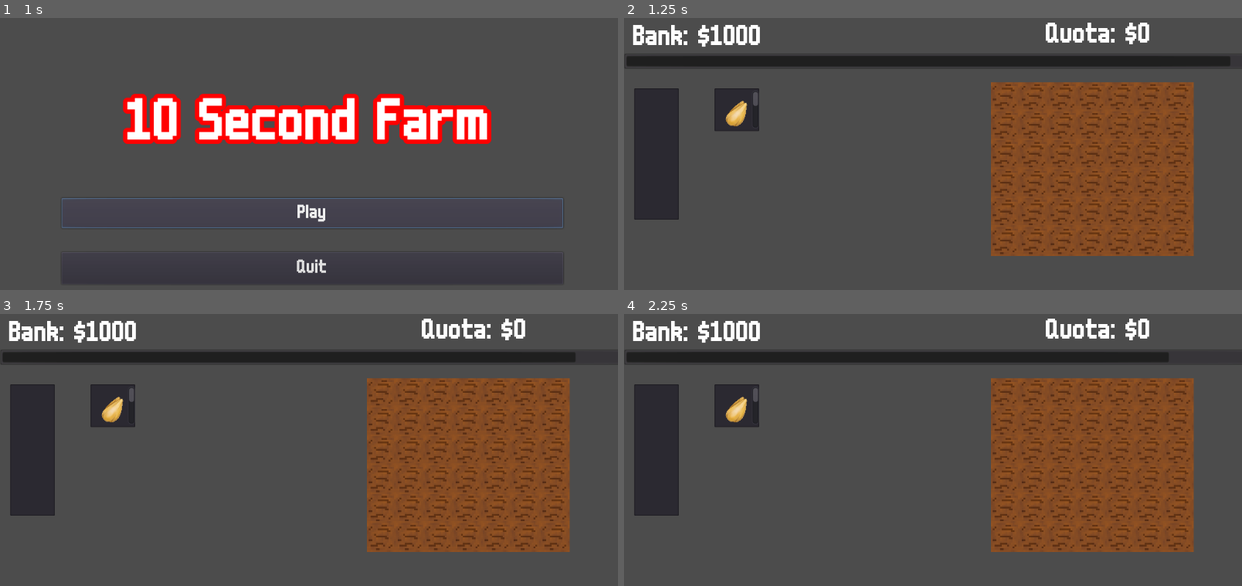
Above: before the commit, frames 1-4 (two rows, left to right).
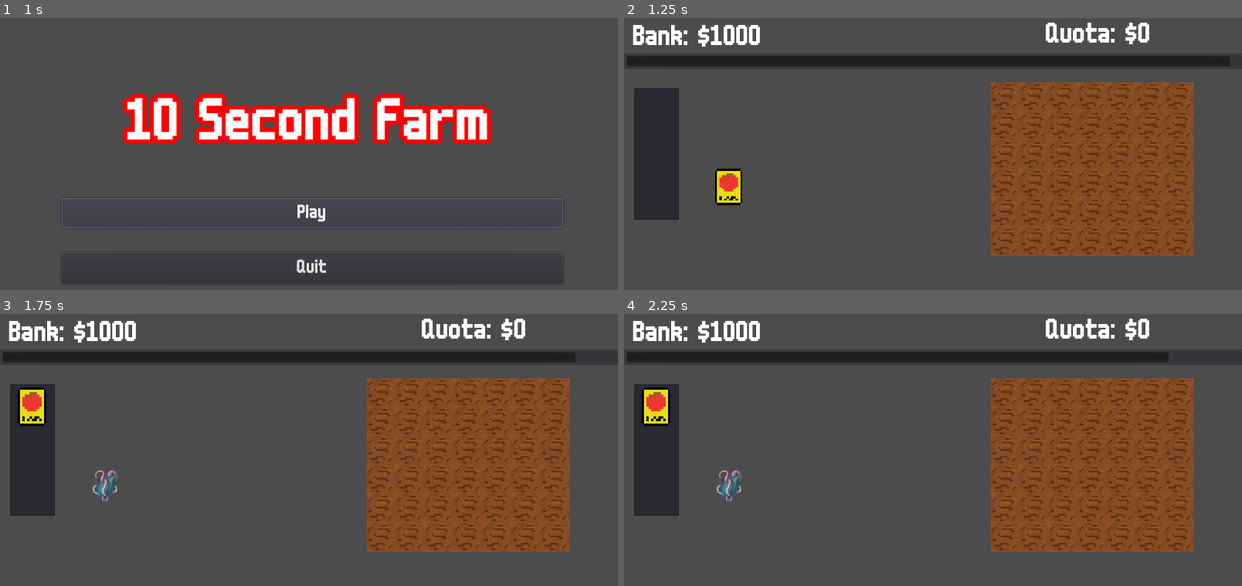
Above: after the commit, the same moments.

Repository: mr-yak/LD51
Game: Godot game, scene res://Scenes/Menu.tscn
Two runs of this game, one before a commit and one after it. Both use one fixed random seed, a clock stepped at 60 frames per second and the inputs below. Sound files missing from this copy of the repository are replaced by a short silence.
Inputs (mouse positions are in pixels of both pictures, inside the frame that each line leads up to):
- Up to frame 1 (1 s): click "Play" at 0.5 s
- Up to frame 2 (1.25 s): no input
- Up to frame 3 (1.75 s): click (105, 482) at 1.27 s
- Up to frame 4 (2.25 s): click (729, 482) at 2.02 s

Frame 1 is identical in both runs. In frame 2, 1.7% of the frame differs, in the area x 14-22%, y 25-70%; in frame 3, 2.0%, in the area x 2-22%, y 25-69%; in frame 4, 2.0%.

Commit message:
redid shop (leave old shop there plz)

Diff:
--- a/Resources/seeds.tres
+++ b/Resources/seeds.tres
@@ -5,7 +5,7 @@
 var planting_cost = [100, 200, 400]
 var unlock_cost = [0, 1500, 3000]
 var value = [200, 500, 1000]
-var texture = [load(\"res://seeds/seed.png\"), load(\"res://seeds/sea_seed.png\"), load(\"res://seeds/tern_seed.png\")]
+var texture = [load(\"res://Assets/Seeds/seed1.png\"), load(\"res://seeds/sea_seed.png\"), load(\"res://seeds/tern_seed.png\")]
 var tile_index_seed = [2, 5, 8]
 var tile_index_growing = [3, 6, 9]
 var tile_index_grown = [4, 7, 10]
--- a/Scenes/Farm.tscn
+++ b/Scenes/Farm.tscn
@@ -12,6 +12,8 @@
 [ext_resource path="res://Assets/Sound Effects/Reject.wav" type="AudioStream" id=10]
 [ext_resource path="res://Scripts/Required_Coins.gd" type="Script" id=11]
 [ext_resource path="res://Assets/Sound Effects/Quota.wav" type="AudioStream" id=12]
+[ext_resource path="res://Assets/Seeds/seed1.png" type="Texture" id=13]
+[ext_resource path="res://Scenes/SeedShop.gd" type="Script" id=14]
 
 [sub_resource type="TileSet" id=1]
 1/name = "LD51.png 1"
@@ -228,6 +230,7 @@
 script = ExtResource( 4 )
 
 [node name="Shop" type="ItemList" parent="UI"]
+visible = false
 anchor_left = 0.146
 anchor_top = 0.197
 anchor_right = 0.146
@@ -239,6 +242,19 @@
 fixed_icon_size = Vector2( 64, 64 )
 script = ExtResource( 6 )
 
+[node name="NextSeed" type="TextureButton" parent="UI"]
+anchor_left = 0.136
+anchor_top = 0.42
+anchor_right = 0.136
+anchor_bottom = 0.42
+margin_left = 3.73599
+margin_top = -0.999985
+margin_right = 64.736
+margin_bottom = 60.0
+texture_normal = ExtResource( 13 )
+expand = true
+script = ExtResource( 14 )
+
 [node name="Sounds" type="Node2D" parent="."]
 
 [node name="CoinSFX" type="AudioStreamPlayer2D" parent="Sounds"]
@@ -260,3 +276,4 @@
 [connection signal="nothing_selected" from="UI/ItemList" to="." method="_on_ItemList_nothing_selected"]
 [connection signal="timeout" from="UI/Timer_Progress/Quota_Timer" to="UI/Timer_Progress" method="_on_Quota_Timer_timeout"]
 [connection signal="item_selected" from="UI/Shop" to="UI/Shop" method="_on_Shop_item_selected"]
+[connection signal="pressed" from="UI/NextSeed" to="UI/NextSeed" method="_on_NextSeed_pressed"]
--- /dev/null
+++ b/Scenes/SeedShop.gd
@@ -0,0 +1,33 @@
+extends TextureButton
+
+
+# Declare member variables here. Examples:
+# var a = 2
+# var b = "text"
+var seed_count = 0
+var seeds = load("res://Resources/seeds.tres")
+onready var main = get_tree().get_root().get_node("Main")
+var transparent = load("res://Assets/transparent.png")
+# Called when the node enters the scene tree for the first time.
+func _ready():
+	pass # Replace with function body.
+
+
+# Called every frame. 'delta' is the elapsed time since the previous frame.
+#func _process(delta):
+#	pass
+
+
+func _on_NextSeed_pressed():
+	if seed_count == seeds.name.size(): return
+	print(seeds.name.size())
+	print(seed_count)
+	if main.coins - seeds.unlock_cost[seed_count] > 0:
+		get_tree().get_root().get_node("Main").add_to_inventory(seed_count)
+		seed_count += 1
+		if seed_count == seeds.name.size():
+			texture_normal = transparent
+			return
+		texture_normal = seeds.texture[seed_count]
+
+	print("yes")
Binary file added: Assets/Seeds/seed1.png
Not shown, added: Assets/Seeds/seed1.png.import
Not shown: 1 places in Scenes/Farm.tscn that only renumber resources
